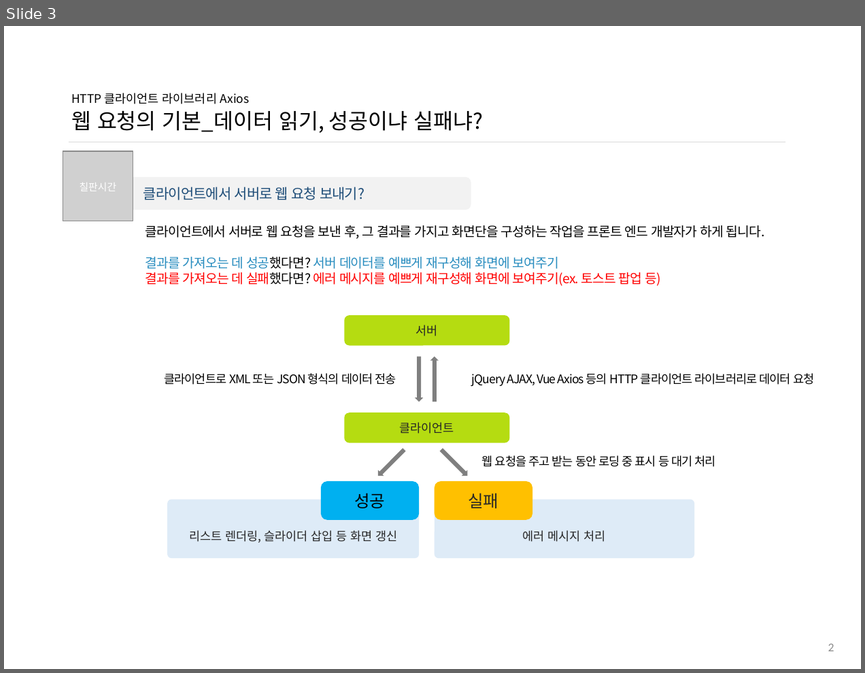
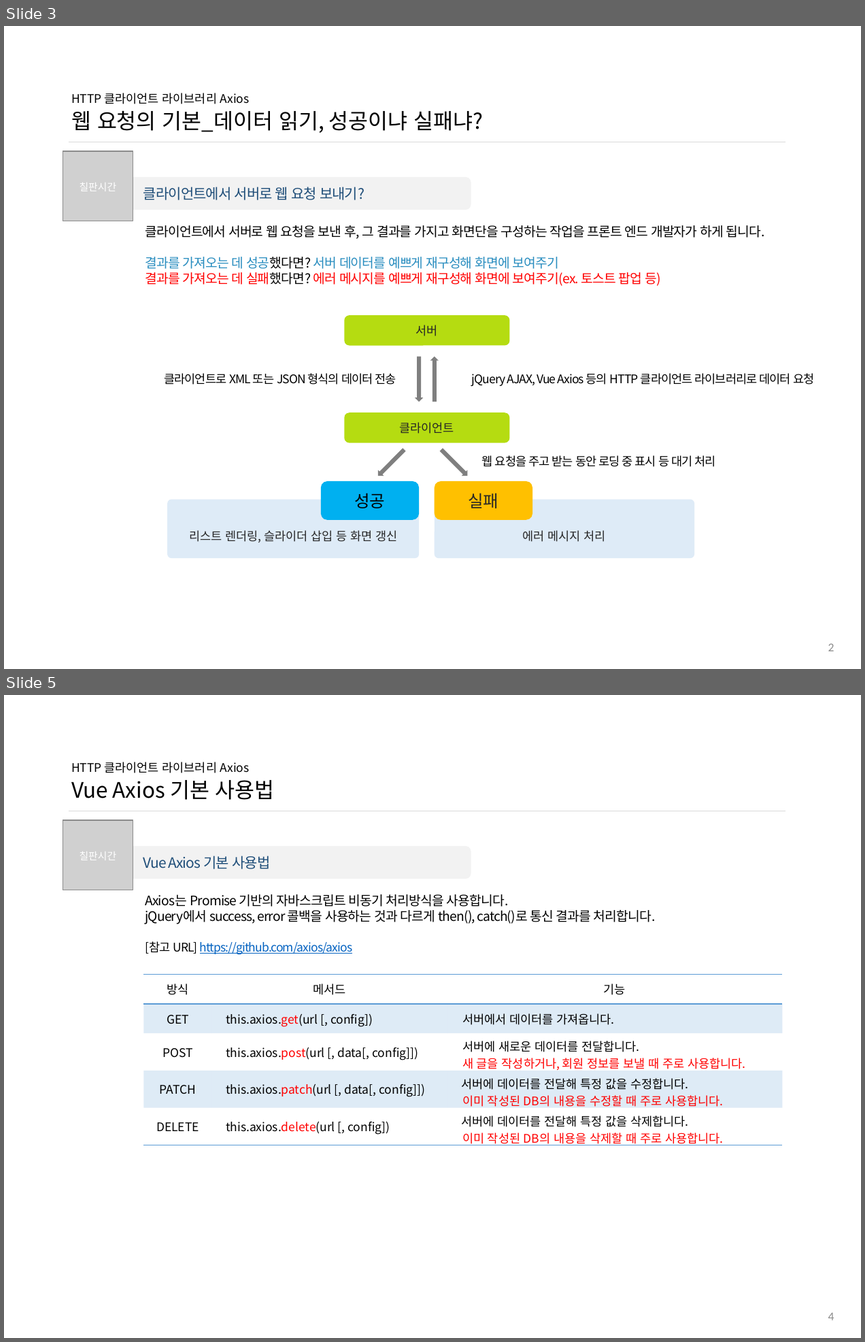
Before and after one commit to ddowon/vueStudy, a slide deck: 01.참고자료/191104_HTTP 클라이언트 라이브러리 Axios.pptx. Shown one above the other, each under a label of ours: slide 3 before the commit, slides 3 and 5 after it; the slides between them are not shown. The pictures are 865x673 and 865x1342 pixels, drawn with LibreOffice and Linux fonts; fonts in the diff are those of the drawing; grey boxes stand for pictures; background and template pictures are left out. Boxes give left, top, right and bottom in pixels: in the first picture for what was removed or moved away, otherwise in the second. Text is boxed around its words. In the diff, an @@ line names an element or a change of style, - is before the commit and + after.

Commit message:
11월 4일 11차 Axios 스터디 자료 업데이트

```diff
--- a/01.참고자료/191104_HTTP 클라이언트 라이브러리 Axios.pptx
+++ b/01.참고자료/191104_HTTP 클라이언트 라이브러리 Axios.pptx
@@ slide 5 added at <box>4,695,861,1338</box>, background #FFFFFF @@
@@ title added at <box>71,762,275,800</box>, 10 pt, text #000000 @@
+HTTP 클라이언트 라이브러리 Axios
+Vue Axios 기본 사용법
@@ line added from (68, 811) to (785, 811), #D9D9D9 0.5 pt @@
@@ picture added at <box>63,820,133,890</box> @@
@@ text added at <box>79,851,117,860</box>, 8.5 pt, text #FFFFFF @@
+칠판시간
@@ rounded rectangle added at <box>107,846,471,879</box>, fill #F2F2F2, 12 pt, text #1F4E79 @@
+Vue Axios 기본 사용법
@@ text added at <box>145,894,655,955</box>, 11 pt, text #000000 @@
+Axios는 Promise 기반의 자바스크립트 비동기 처리방식을 사용합니다.
+jQuery에서 success, error 콜백을 사용하는 것과 다르게 then(), catch()로 통신 결과를 처리합니다.
+[참고 URL] https://github.com/axios/axios
@@ table added at <box>143,974,783,1148</box>, 5 rows, 3 columns @@
+방식 | 메서드 | 기능
+GET | this.axios.get(url [, config]) | 서버에서 데이터를 가져옵니다.
+POST | this.axios.post(url [, data[, config]]) | 서버에 새로운 데이터를 전달합니다. / 새 글을 작성하거나, 회원 정보를 보낼 때 주로 사용합니다.
+PATCH | this.axios.patch(url [, data[, config]]) | 서버에 데이터를 전달해 특정 값을 수정합니다. / 이미 작성된 DB의 내용을 수정할 때 주로 사용합니다.
+DELETE | this.axios.delete(url [, config]) | 서버에 데이터를 전달해 특정 값을 삭제합니다. / 이미 작성된 DB의 내용을 삭제할 때 주로 사용합니다.
@@ page number added at <box>828,1312,834,1320</box>, 10 pt, text #8C8C8C @@
+4
```
Also in this commit, not shown: 9 slides changed, 4 other slides added.
